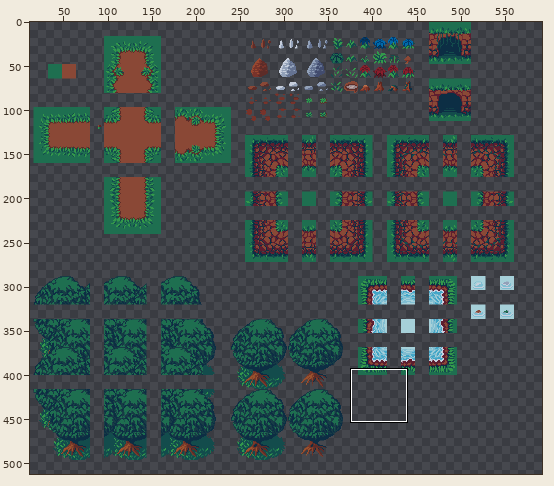
File history of a pixel-art file, Project Seraphim/Assets/Source/ForestTilesAseFile.aseprite. The first picture is a wide view before the edit; the outline marks the close-up.
Close-up. The starting point:
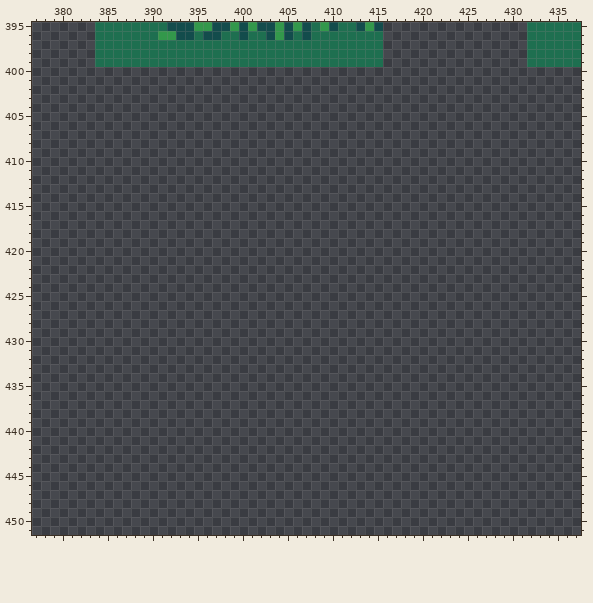
592x512 pixels, 1 frame. Colours within 5 levels of each other are drawn and written as one. Shown: x 377..437, y 395..451. The wide view leaves out empty margins. The commit also changed other parts of the picture, which this record leaves out.
Now the later version:
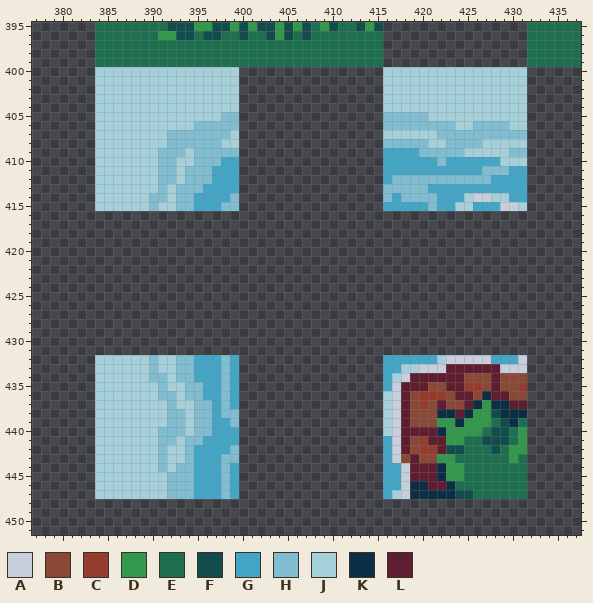
Palette (. is transparent): A #c7cfdd  B #8a4836  C #963c2e  D #33984b  E #1e6f50  F #134c4c  G #43a6c7  H #80bdd1  J #a6d0d9  K #0c2e44  L #5f1e2f
Edits made:
--- layer "Cliffs"
@@ x 377..437 @@
 399 .......EEEEEEEEEEEEEEEEEEEEEEEEEEEEEEEE................EEEEEE
-400 .............................................................
-401 .............................................................
-402 .............................................................
-403 .............................................................
-404 .............................................................
-405 .............................................................
-406 .............................................................
-407 .............................................................
-408 .............................................................
-409 .............................................................
-410 .............................................................
-411 .............................................................
-412 .............................................................
-413 .............................................................
-414 .............................................................
-415 .............................................................
+400 .......JJJJJJJJJJJJJJJJ................JJJJJJJJJJJJJJJJ......
+401 .......JJJJJJJJJJJJJJJJ................JJJJJJJJJJJJJJJJ......
+402 .......JJJJJJJJJJJJJJJJ................JJJJJJJJJJJJJJJJ......
+403 .......JJJJJJJJJJJJJJJJ................JJJJJJJJJJJJJJJJ......
+404 .......JJJJJJJJJJJJJJJJ................JJJJJJJJJJJJJJJJ......
+405 .......JJJJJJJJJJJJJJHH................HHHHHJJJJJJJJJJJ......
+406 .......JJJJJJJJJJJHHHHH................HHHHHHHHJJHHHHJJ......
+407 .......JJJJJJJJHHHHHHHJ................JJJJJJHHHHHHHHHH......
+408 .......JJJJJJJJHHHHHHJJ................HHHHHJJHHHHJJJJJ......
+409 .......JJJJJJJHHHJHHHHH................GGGGHHHHHJJJJJHH......
+410 .......JJJJJJJHHJJHHHGG................GGGGGGHGGGGGGJJJ......
+411 .......JJJJJJJHHJHHHGGG................GGGGGGGGGGGHHHGG......
+412 .......JJJJJJJHHJHHHGGG................GHHHHHHHHHHHGGGG......
+413 .......JJJJJJJHJHHHGGGG................HHHHHGGGGGGGGGGG......
+414 .......JJJJJJHHJHHGGGGH................HGHHHHGGGJAAJJGG......
+415 .......JJJJJJHJJHHGGGHH................GGGGGHGGJJGGGAAJ......
 416 .............................................................
@@ x 377..437 @@
 431 .............................................................
-432 .............................................................
-433 .............................................................
-434 .............................................................
-435 .............................................................
-436 .............................................................
-437 .............................................................
-438 .............................................................
-439 .............................................................
-440 .............................................................
-441 .............................................................
-442 .............................................................
-443 .............................................................
-444 .............................................................
-445 .............................................................
-446 .............................................................
-447 .............................................................
+432 .......JJJJJJHJJHHGGGHG................GGGGGGJAAAAAGGGA......
+433 .......JJJJJJHJJHHGGGHG................GGJJAAALLLLLLAAA......
+434 .......JJJJJJHHJHHGGGHG................GJALLLLLLBBBLBBB......
+435 .......JJJJJJJHJJHHGGHG................GALLLBBLLCCBLBBC......
+436 .......JJJJJJJHHJHHGGHG................JALBCCCBLLBKLLBB......
+437 .......JJJJJJJJHJJHHGHG................JALBCBLBBLKDKKLL......
+438 .......JJJJJJJJHHJHHGHH................JALBBBKKLKDDFKKK......
+439 .......JJJJJJJJHHJHHGGH................JALBBBDDKDDDEFKE......
+440 .......JJJJJJJHHHJHHGGG................JALLLLKDDDDEFFED......
+441 .......JJJJJJJHHJHHGGGG................GALBCLLDDEEFFFED......
+442 .......JJJJJJJHJJHGGGGH................GALBCCLFFEEEFEDD......
+443 .......JJJJJJJHJJHGGGHH................GABLBBDDEEEEEEDE......
+444 .......JJJJJJJHJHHGGGHG................GGALLLKDDEEEEEEE......
+445 .......JJJJJJJJHHHGGGHG................GGALLLKDDEEEEEEE......
+446 .......JJJJJJJJHHHGGGHG................GGAKKLLKEEEEEEEE......
+447 .......JJJJJJJJHHHGGGHG................GJAKKKKKFFEEEEEE......
 448 .............................................................
